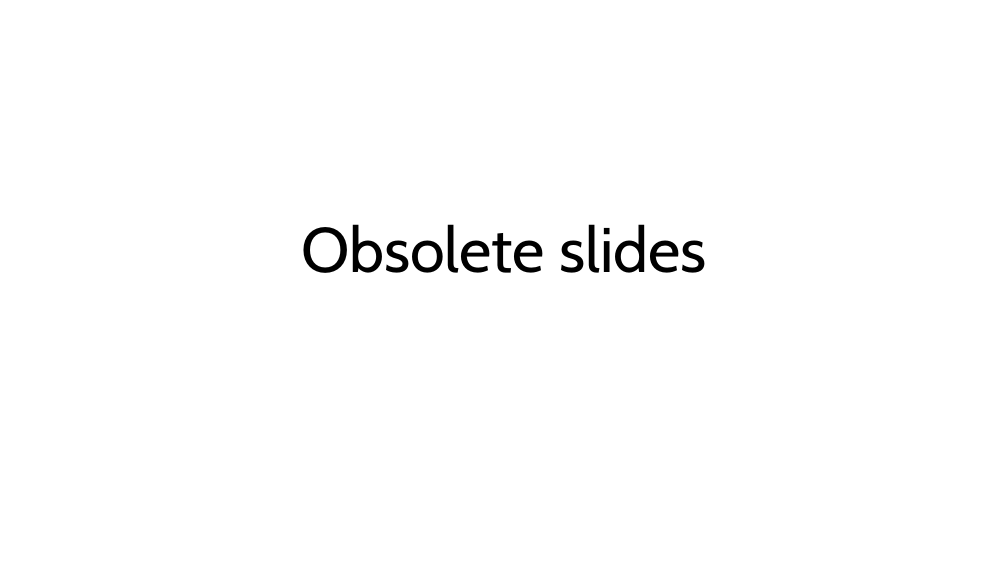
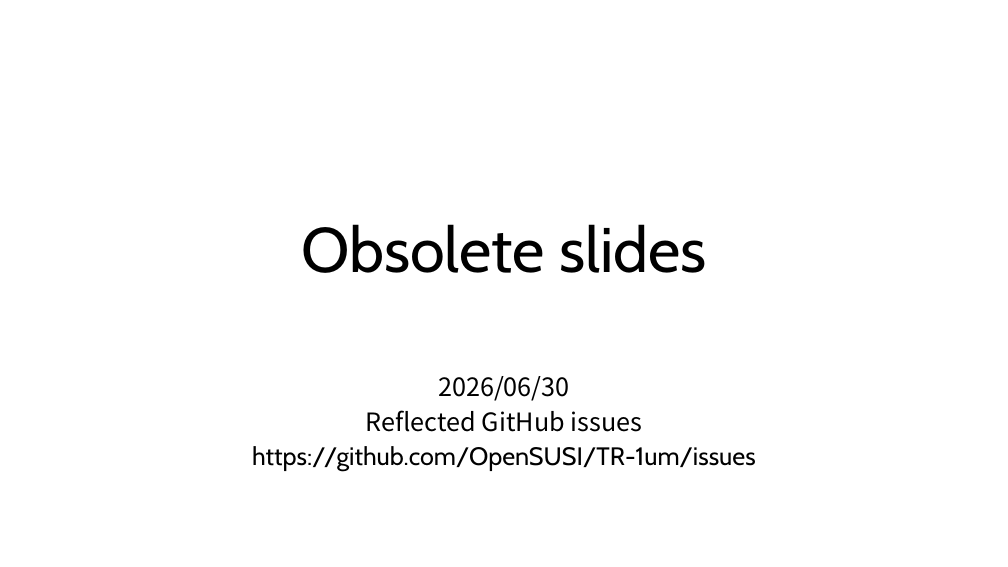
Before and after one commit to OpenSUSI/TR-1um, a slide deck: slide 15 of Document/TR-1um_DRC_summary.pptx. Drawn at 1008x567 pixels with LibreOffice and Linux fonts; fonts in the diff are those of the drawing. Boxes give left, top, right and bottom in pixels: in the first picture for what was removed or moved away, otherwise in the second. Text is boxed around its words. In the diff, an @@ line names an element or a change of style, - is before the commit and + after.

```diff
--- a/Document/TR-1um_DRC_summary.pptx
+++ b/Document/TR-1um_DRC_summary.pptx
@@ subtitle added at bbox=[252, 376, 756, 471], 24 pt, text #000000 @@
+2026/06/30
+Reflected GitHub issues
+https://github.com/OpenSUSI/TR-1um/issues
```
Also in this commit, not shown: 8 other slides changed, 9 slides added, 1 other file.
